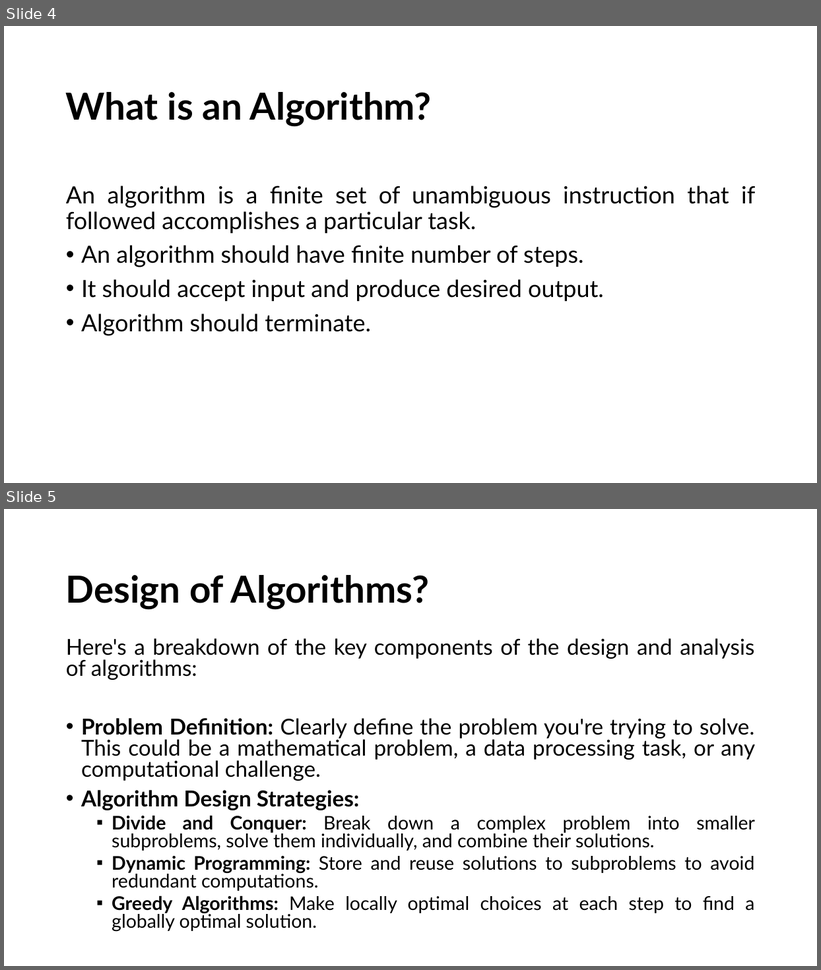
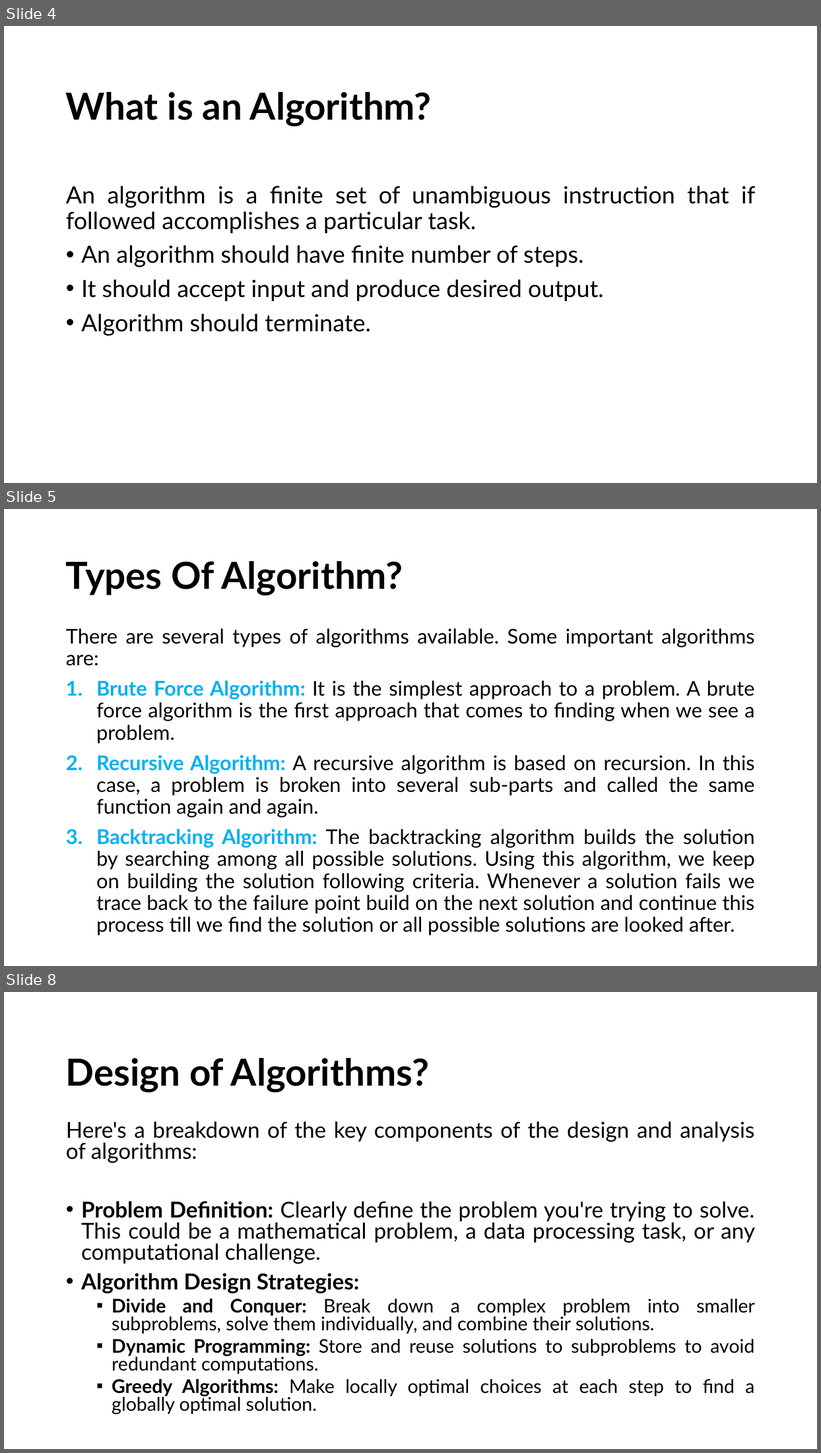
Before and after one commit to alaminbhuyan/DSA-In-Python, a slide deck: Design & Analysis Of Algorithm PDF/DAA.pptx. Shown one above the other, each under a label of ours: slides 4 and 5 before the commit, slides 4, 5 and 8 after it; the slides between them are not shown. The pictures are 821x970 and 821x1453 pixels, drawn with LibreOffice and Linux fonts; fonts in the diff are those of the drawing. Boxes give left, top, right and bottom in pixels: in the first picture for what was removed or moved away, otherwise in the second. Text is boxed around its words. In the diff, an @@ line names an element or a change of style, - is before the commit and + after.

```diff
--- a/Design & Analysis Of Algorithm PDF/DAA.pptx
+++ b/Design & Analysis Of Algorithm PDF/DAA.pptx
@@ slide 5 added at [4, 509, 817, 966], background #FFFFFF @@
@@ title added at [66, 561, 403, 595], 44 pt, text #000000, bold @@
+Types Of Algorithm?
@@ text added at [66, 628, 755, 936], 24 pt, text #000000 @@
+There are several types of algorithms available. Some important algorithms are:
+1. Brute Force Algorithm: It is the simplest approach to a problem. A brute force algorithm is the first approach that comes to finding when we see a problem.
+2. Recursive Algorithm: A recursive algorithm is based on recursion. In this case, a problem is broken into several sub-parts and called the same function again and again.
+3. Backtracking Algorithm: The backtracking algorithm builds the solution by searching among all possible solutions. Using this algorithm, we keep on building the solution following criteria. Whenever a solution fails we trace back to the failure point build on the next solution and continue this process till we find the solution or all possible solutions are looked after.
@@ what was slide 5 is now slide 8 @@
```
Also in this commit, not shown: 1 slide changed, 2 other slides added.
